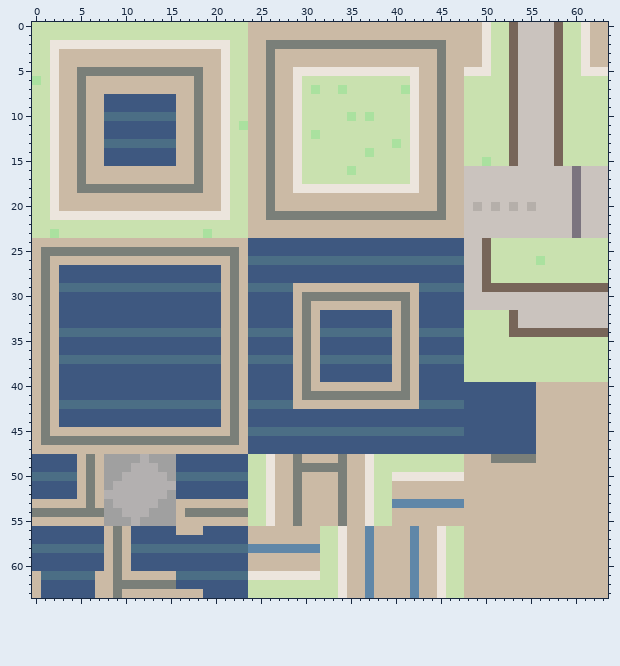
A pixel-art sprite gets an edit: res/tiles_act3.png. That is the earlier state.
The file is 64x64 pixels.
Once edited:
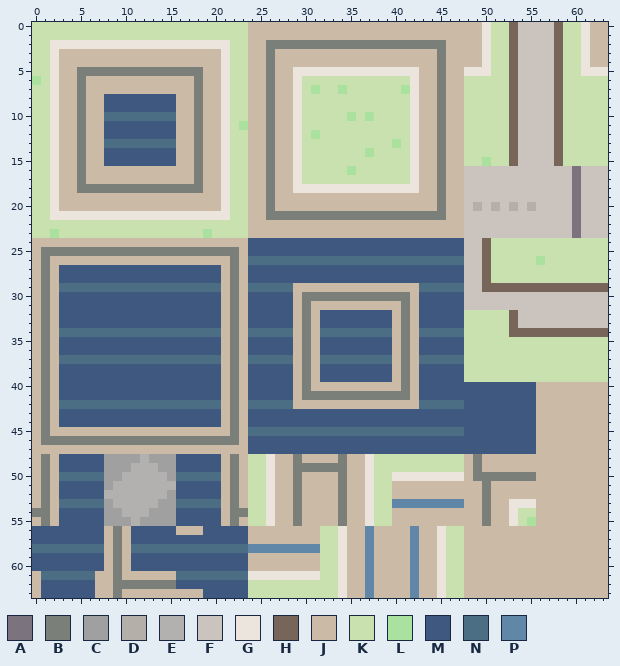
Palette (. is transparent): A #7b747f  B #7a7f79  C #a0a0a0  D #b5afaa  E #b3b0b0  F #cac3be  G #ece5dd  H #776559  J #cbbaa5  K #c9e1af  L #aae19f  M #3e5880  N #4b6e85  P #6087a8
From old to new:
The author changed colour J to colour B in rows 48 to 49 at x 49; in row 50 at x 49 to 55; in rows 51 to 52 at x 50; in row 53 at x 1, 22 and 50; in row 54 at x 50; in row 55 at x 1, 22 and 50.
The author changed colour M to colour B in rows 48 to 49 at x 1 and 22; in rows 51 to 52 at x 1 and 22.
The author changed colour N to colour B in row 50 at x 1 and 22.
The author changed colour J to colour G in row 53 at x 53 to 55; in rows 54 to 55 at x 53.
The author changed colour B to colour J in row 48 at x 51 to 55; in row 54 at x 2 and 21.
The author changed colour M to colour J in rows 48 to 49 at x 0, 2, 21 and 23; in rows 51 to 52 at x 0, 2, 21 and 23.
The author changed colour N to colour J in row 50 at x 0, 2, 21 and 23.
The author changed colour J to colour K in row 54 at x 54 to 55; in row 55 at x 54.
The author changed colour J to colour L in row 55 at x 55.
The author changed colour B to colour M in rows 48 to 49 at x 6; in rows 51 to 52 at x 6; in row 54 at x 3 to 7 and 17 to 20.
The author changed colour J to colour M in rows 48 to 49 at x 5 and 7; in rows 51 to 52 at x 5 and 7; in row 54 at x 16; in row 55 at x 3 to 7 and 16 to 20.
The author changed colour B to colour N in row 50 at x 6; in row 53 at x 6.
The author changed colour J to colour N in row 50 at x 5 and 7; in row 53 at x 3 to 5, 7 and 16 to 20.
Where, in picture pixels (left, top, right, bottom), the same in both pictures:
changed: (32, 454, 104, 526)
changed: (176, 454, 248, 526)
changed: (473, 454, 536, 526)
